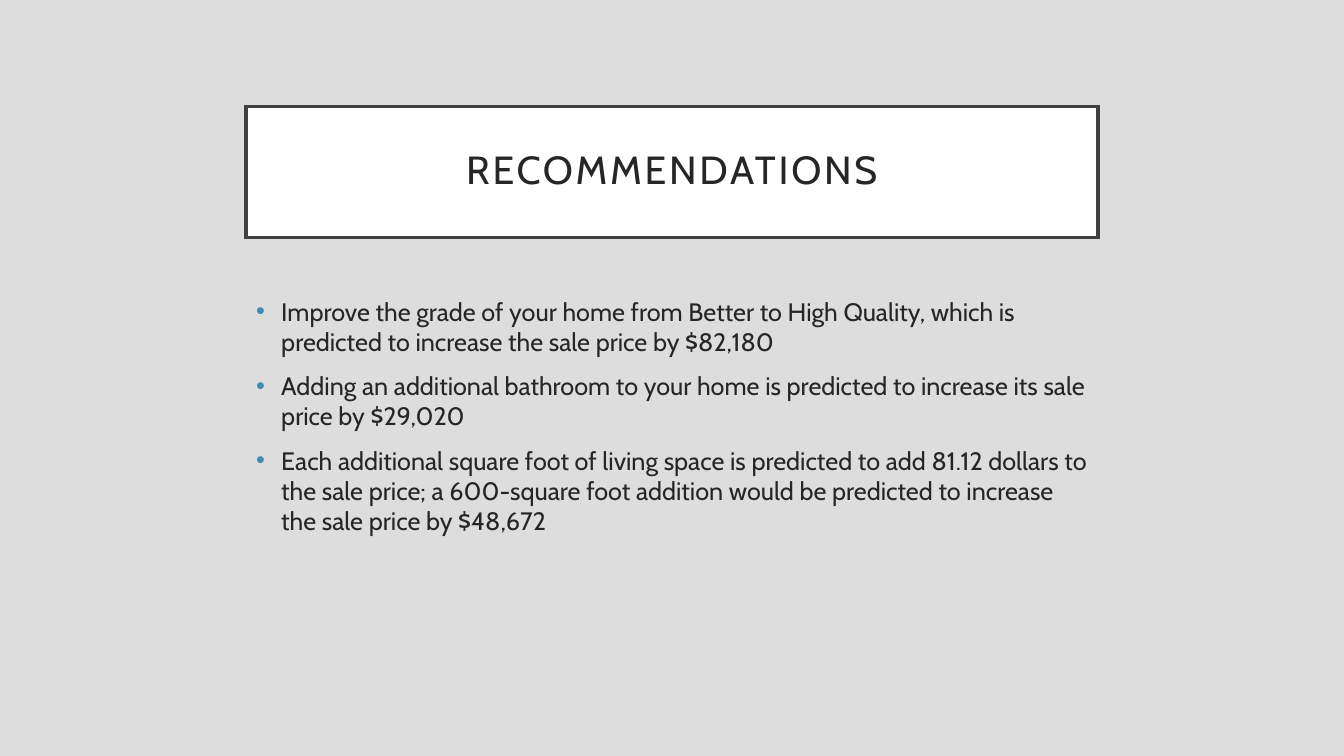
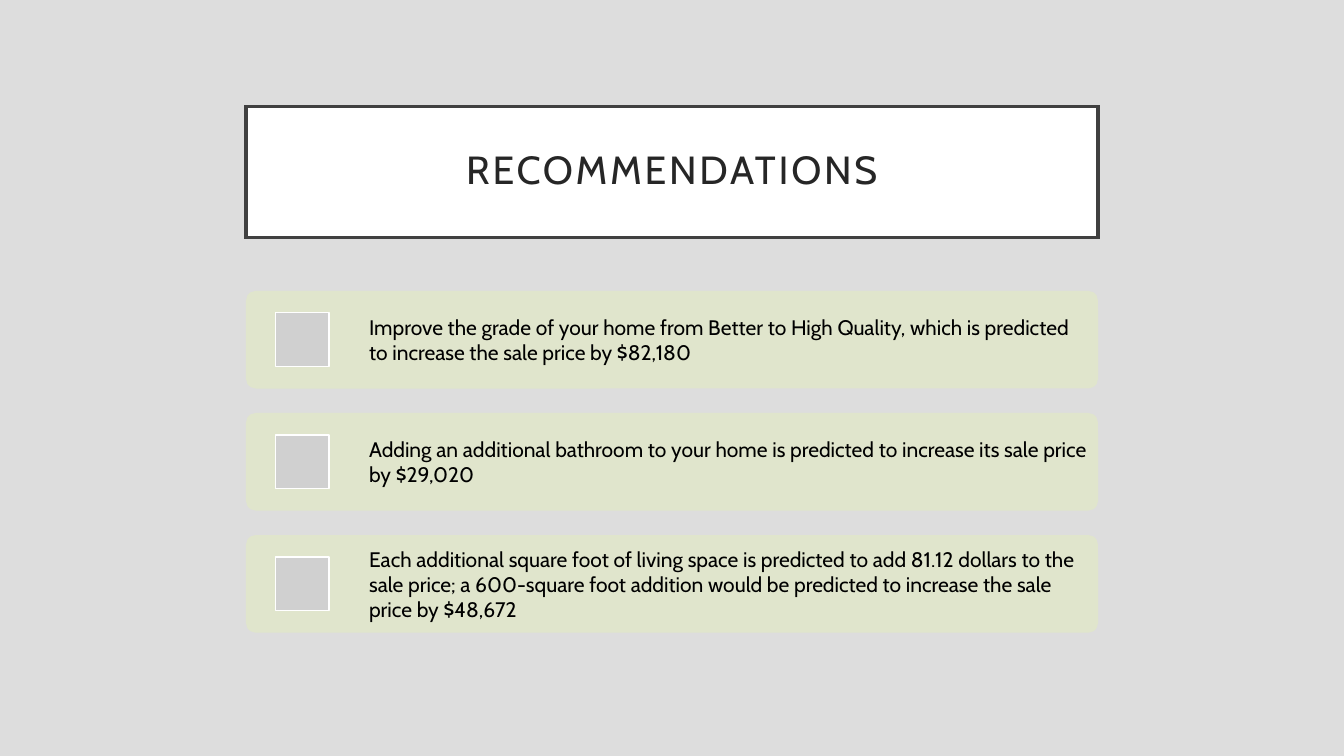
Before and after one commit to rfb-vibe/multiple-linear-regression-project, a slide deck: slide 9 of phase-2-project.pptx (slide 6 before the commit). Drawn at 1344x756 pixels with LibreOffice and Linux fonts; fonts in the diff are those of the drawing; grey boxes stand for pictures. Boxes give left, top, right and bottom in pixels: in the first picture for what was removed or moved away, otherwise in the second. Text is boxed around its words. In the diff, an @@ line names an element or a change of style, - is before the commit and + after.

```diff
--- a/phase-2-project.pptx
+++ b/phase-2-project.pptx
@@ text removed at (281, 302, 1086, 536) @@
-• Improve the grade of your home from Better to High Quality, which is predicted to increase the sale price by $82,180
-• Adding an additional bathroom to your home is predicted to increase its sale price by $29,020
-• Each additional square foot of living space is predicted to add 81.12 dollars to the sale price; a 600-square foot addition would be predicted to increase the sale price by $48,672
@@ group added at (246, 291, 1098, 633): 3 rounded rectangles, 3 pictures, 3 texts @@
+Improve the grade of your home from Better to High Quality, which is predicted to increase the sale price by $82,180
+Adding an additional bathroom to your home is predicted to increase its sale price by $29,020
+Each additional square foot of living space is predicted to add 81.12 dollars to the sale price; a 600-square foot addition would be predicted to increase the sale price by $48,672
```
Also in this commit, not shown: 6 other slides changed, 3 slides added, 4 other files.
